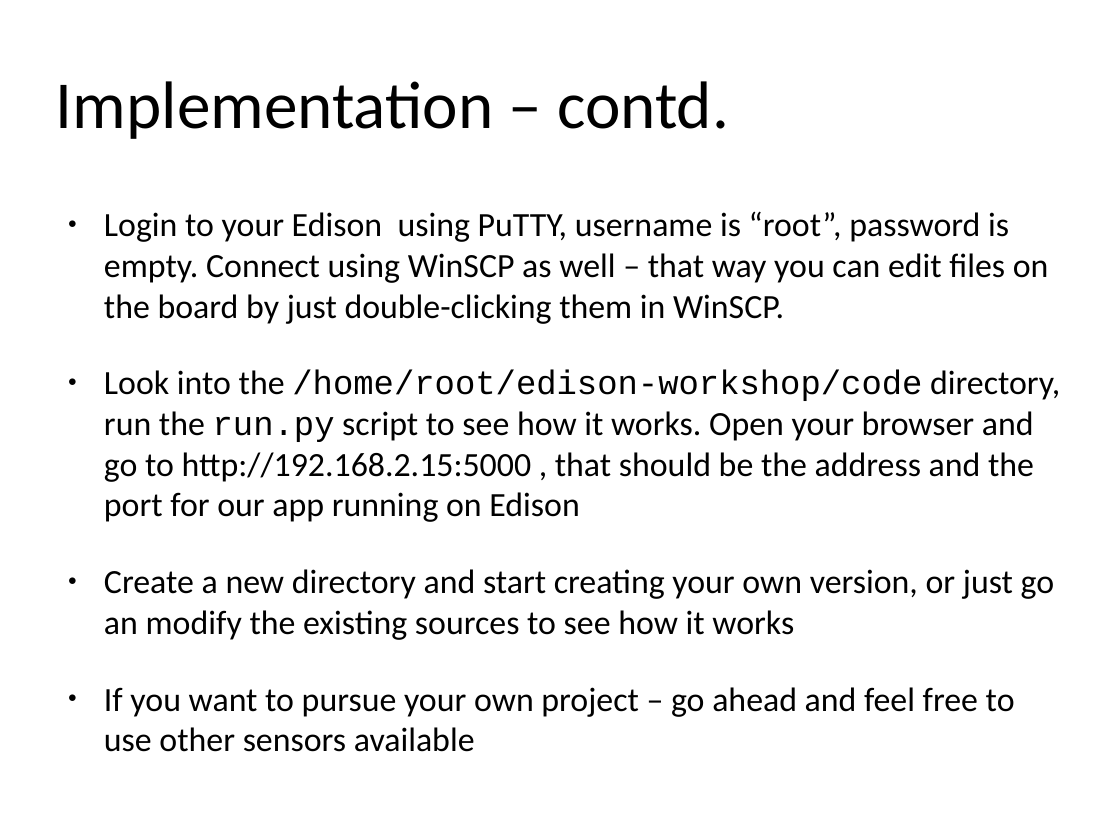
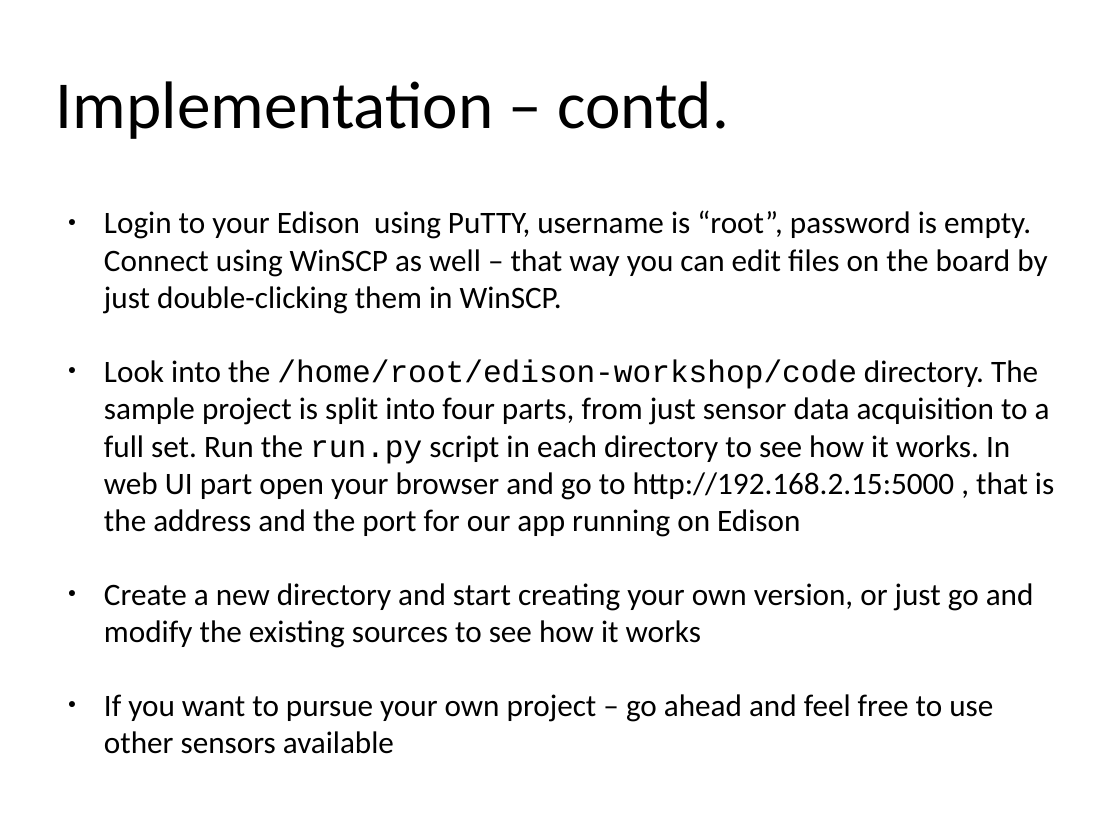
Before and after one commit to alext-mkrs/edison-workshop, a slide deck: slide 12 of slides/edison_workshop.odp (slide 11 before the commit). Drawn at 1120x840 pixels with LibreOffice and Linux fonts; fonts in the diff are those of the drawing; background and template pictures are left out. Boxes give left, top, right and bottom in pixels: in the first picture for what was removed or moved away, otherwise in the second. Text is boxed around its words. In the diff, an @@ line names an element or a change of style, - is before the commit and + after.

Commit message:
Added sample project walkthrough to presentation, typo/formatting fixes

```diff
--- a/slides/edison_workshop.odp
+++ b/slides/edison_workshop.odp
@@ text at (104, 210, 1047, 754): size 24.1 to 22.1 pt in "Login to your Edison using PuTTY, username ...", "If you want to pursue your own ..." @@
@@ text at (104, 359, 1054, 648): text changed; size 24.1 to 22.1 pt @@
-● Look into the /home/root/edison-workshop/code directory, run the run.py script to see how it works. Open your browser and go to http://192.168.2.15:5000 , that should be the address and the port for our app running on Edison
-● Create a new directory and start creating your own version, or just go an modify the existing sources to see how it works
+● Look into the /home/root/edison-workshop/code directory. The sample project is split into four parts, from just sensor data acquisition to a full set. Run the run.py script in each directory to see how it works. In web UI part open your browser and go to http://192.168.2.15:5000 , that is the address and the port for our app running on Edison
+● Create a new directory and start creating your own version, or just go and modify the existing sources to see how it works
```
Also in this commit, not shown: 2 other slides changed, 6 slides added.
